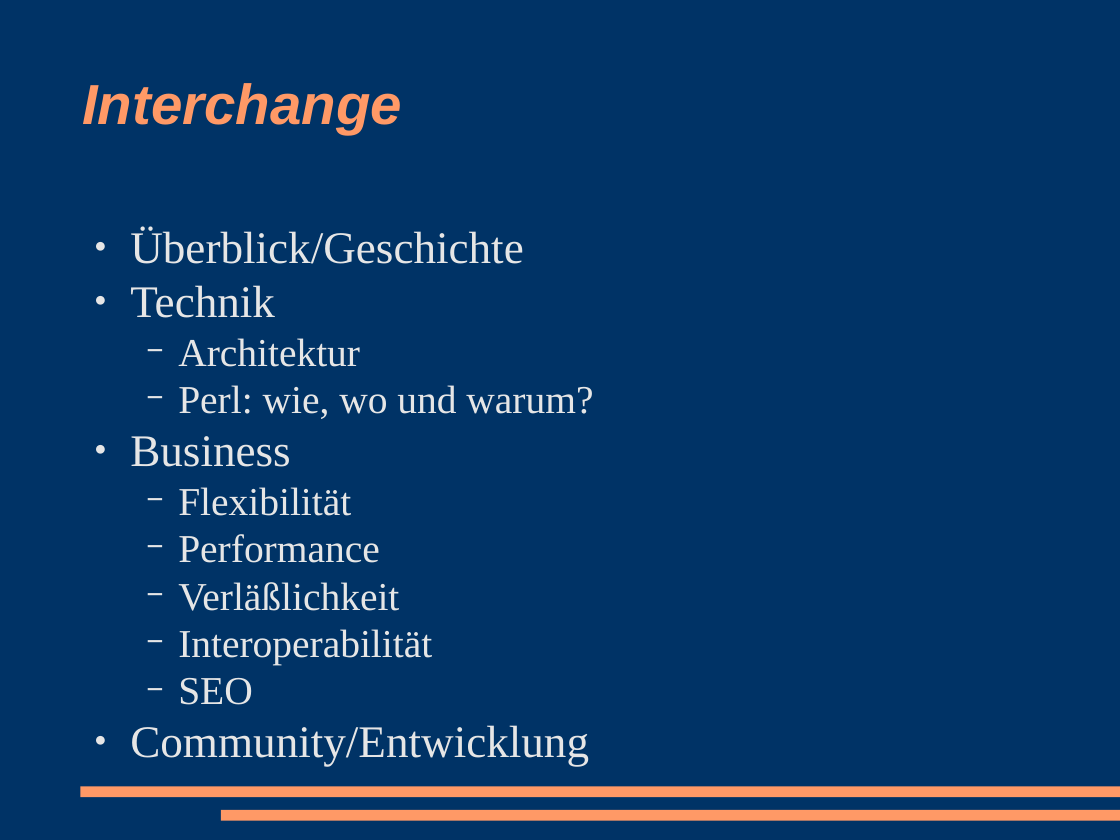
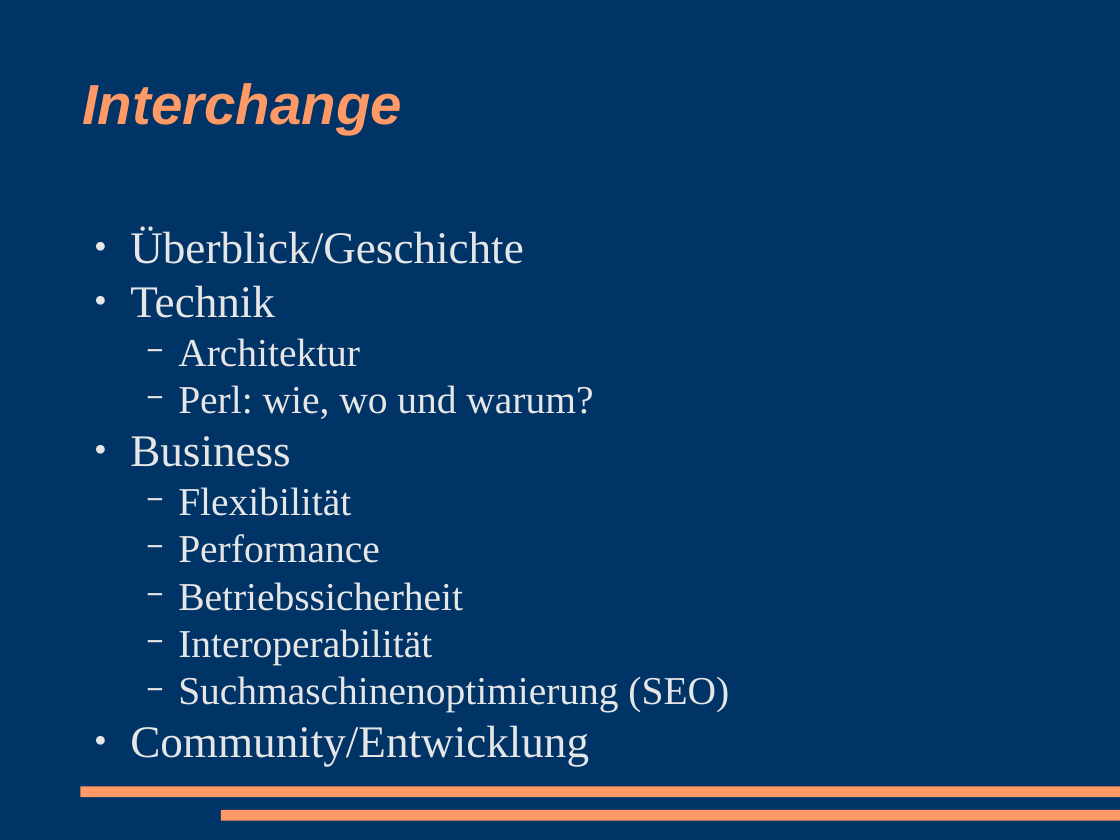
Before and after one commit to racke/Presentations, a slide deck: slide 2 of cebit2009/interchange.odp. Drawn at 1120x840 pixels with LibreOffice and Linux fonts; fonts in the diff are those of the drawing. Boxes give left, top, right and bottom in pixels: in the first picture for what was removed or moved away, otherwise in the second. Text is boxed around its words. In the diff, an @@ line names an element or a change of style, - is before the commit and + after.

```diff
--- a/cebit2009/interchange.odp
+++ b/cebit2009/interchange.odp
@@ text at (178,582,463,611): text changed @@
-  − Verläßlichkeit
+  − Betriebssicherheit
@@ text at (178,676,729,713): text changed @@
-  − SEO
+  − Suchmaschinenoptimierung (SEO)
```
Also in this commit, not shown: 16 other slides changed, 2 slides added, 1 slide removed, 1 other file.
